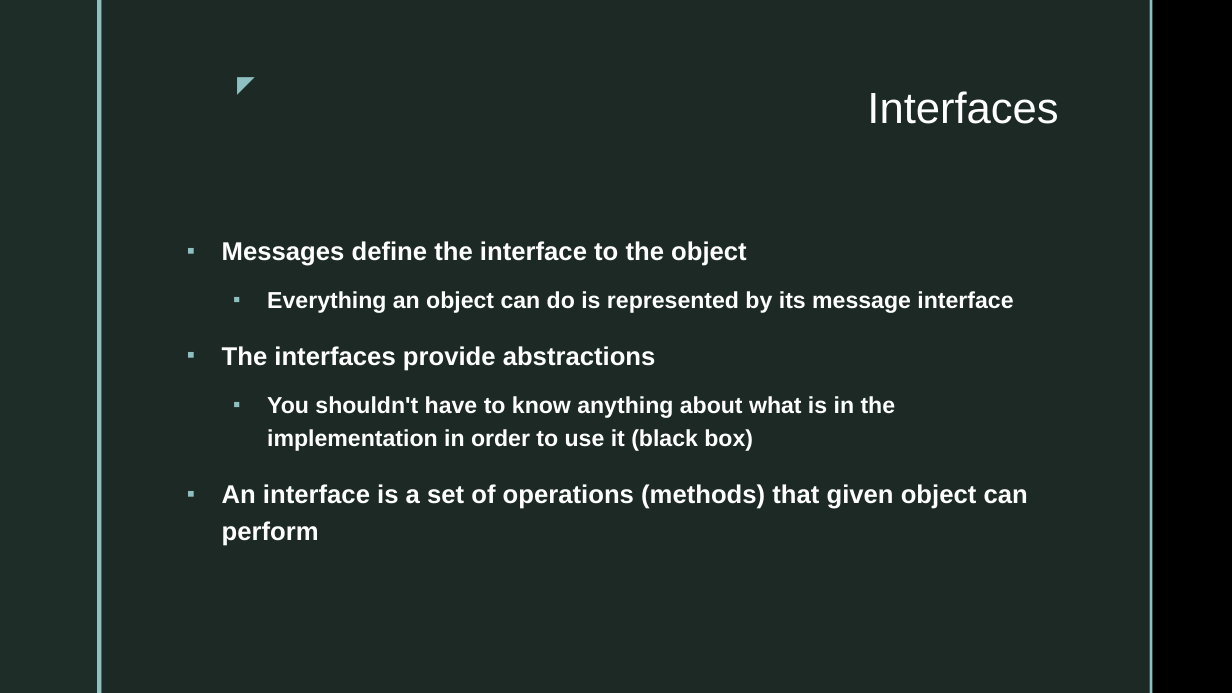
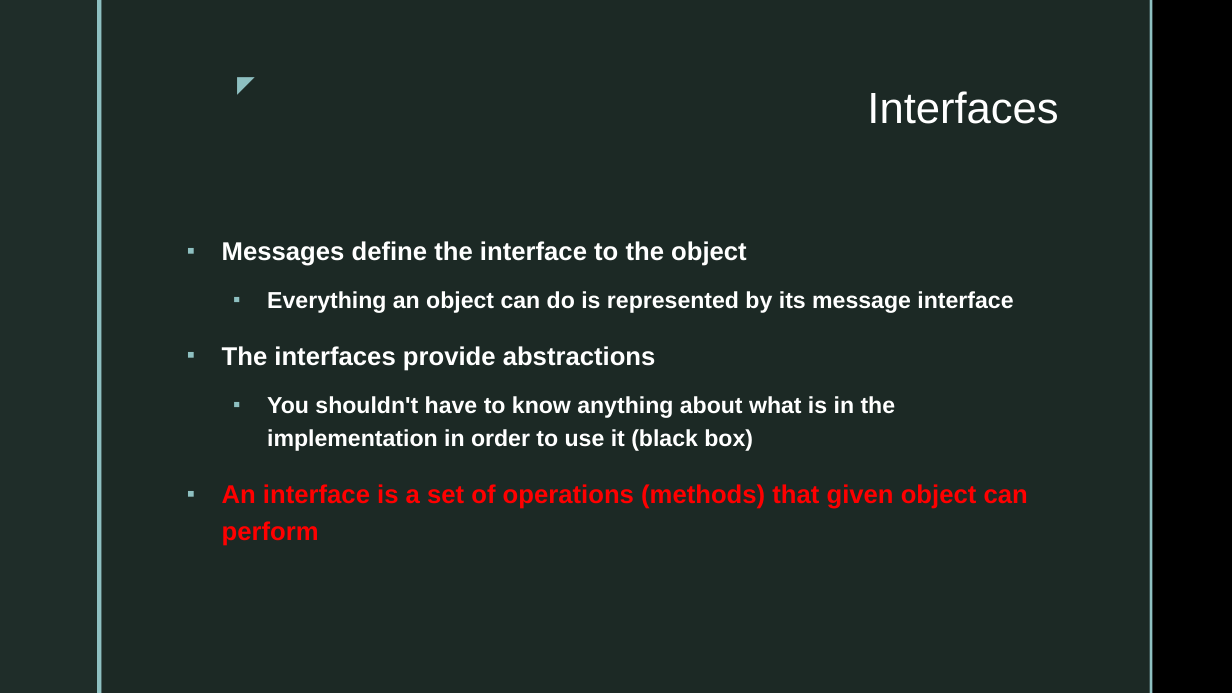
Before and after one commit to GiselleMartinez006/BryanUniversity_Associate, a slide deck: slide 14 of ASF-200/Week1/Review of Object Oriented Programming.pptx. Drawn at 1232x693 pixels with LibreOffice and Linux fonts; fonts in the diff are those of the drawing; background and template pictures are left out. Boxes give left, top, right and bottom in pixels: in the first picture for what was removed or moved away, otherwise in the second. Text is boxed around its words. In the diff, an @@ line names an element or a change of style, - is before the commit and + after.

```diff
--- a/ASF-200/Week1/Review of Object Oriented Programming.pptx
+++ b/ASF-200/Week1/Review of Object Oriented Programming.pptx
@@ text at [222,484,1028,546]: text colour #FFFFFF to #FF0000 in "An interface is a set of operations ..." @@
```
Also in this commit, not shown: 3 other slides changed, 5 other files.
